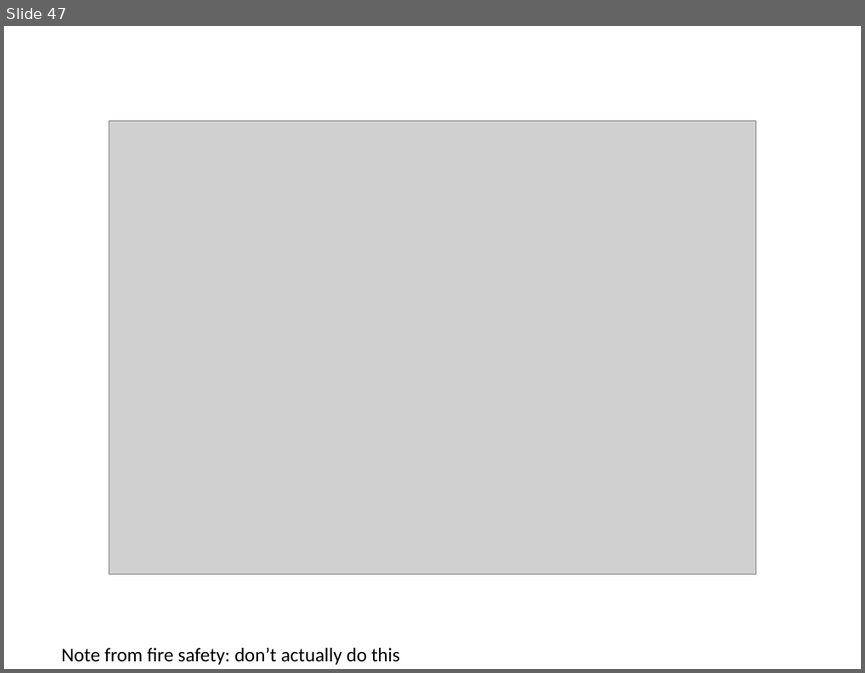
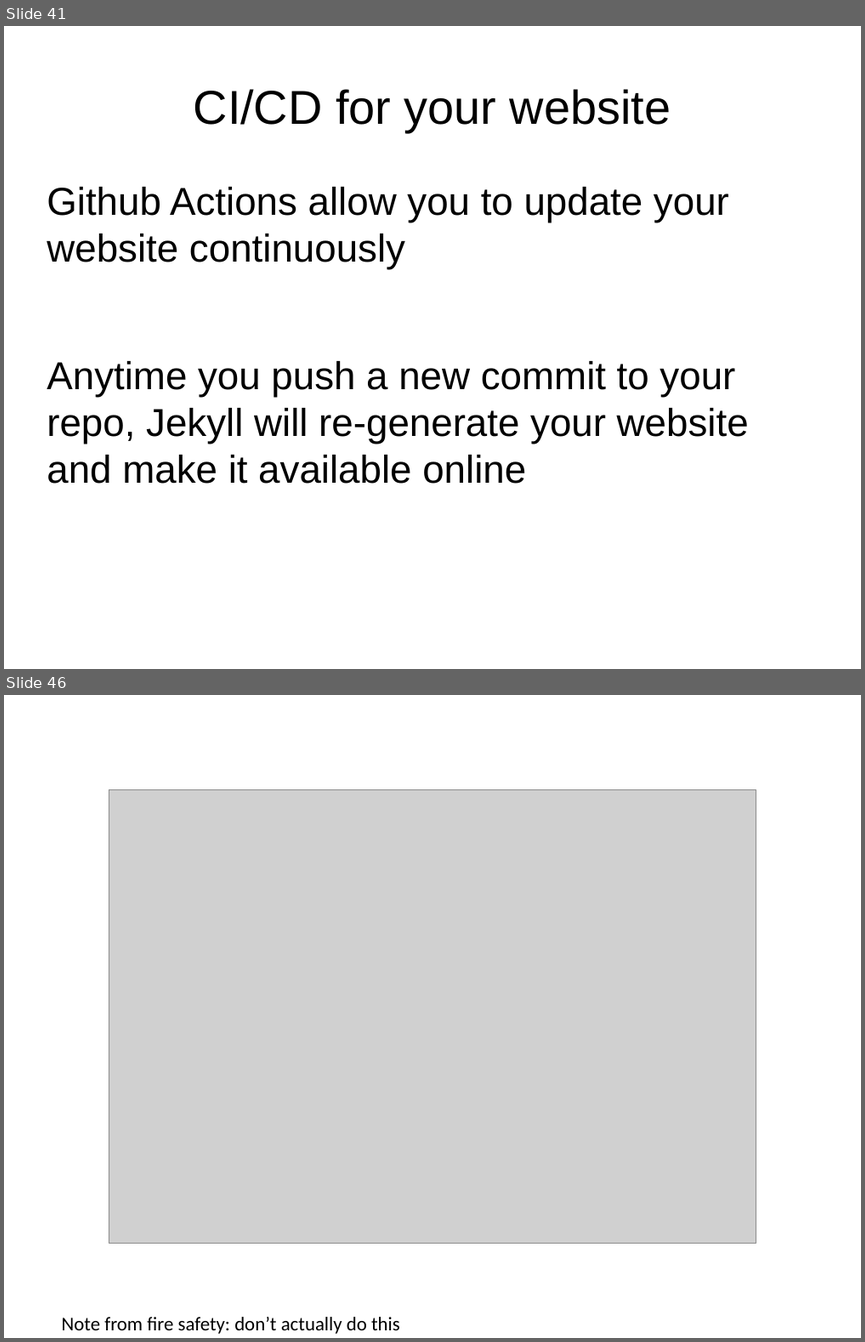
Before and after one commit to rachelplayer/isg-playground, a slide deck: git_workshop.pptx. Shown one above the other, each under a label of ours: slide 47 before the commit, slides 41 and 46 after it; the slides between them are not shown. The pictures are 865x673 and 865x1342 pixels, drawn with LibreOffice and Linux fonts; fonts in the diff are those of the drawing; grey boxes stand for pictures. Boxes give left, top, right and bottom in pixels: in the first picture for what was removed or moved away, otherwise in the second. Text is boxed around its words. In the diff, an @@ line names an element or a change of style, - is before the commit and + after.

```diff
--- a/git_workshop.pptx
+++ b/git_workshop.pptx
@@ slide 41 added at <box>4,26,861,669</box>, background #FFFFFF @@
@@ title added at <box>194,89,670,132</box>, 44 pt, text #000000 @@
+CI/CD for your website
@@ text added at <box>46,187,749,483</box>, 36 pt, text #000000 @@
+Github Actions allow you to update your website continuously
+Anytime you push a new commit to your repo, Jekyll will re-generate your website and make it available online
@@ what was slide 47 is now slide 46 @@
```
Also in this commit, not shown: 6 slides changed, 32 other slides added, 52 slides removed.
